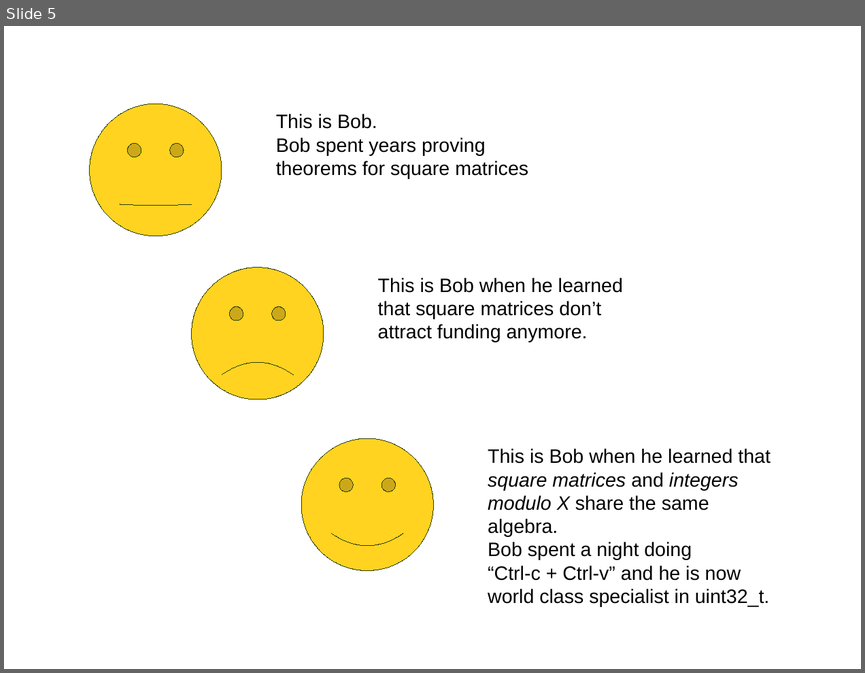
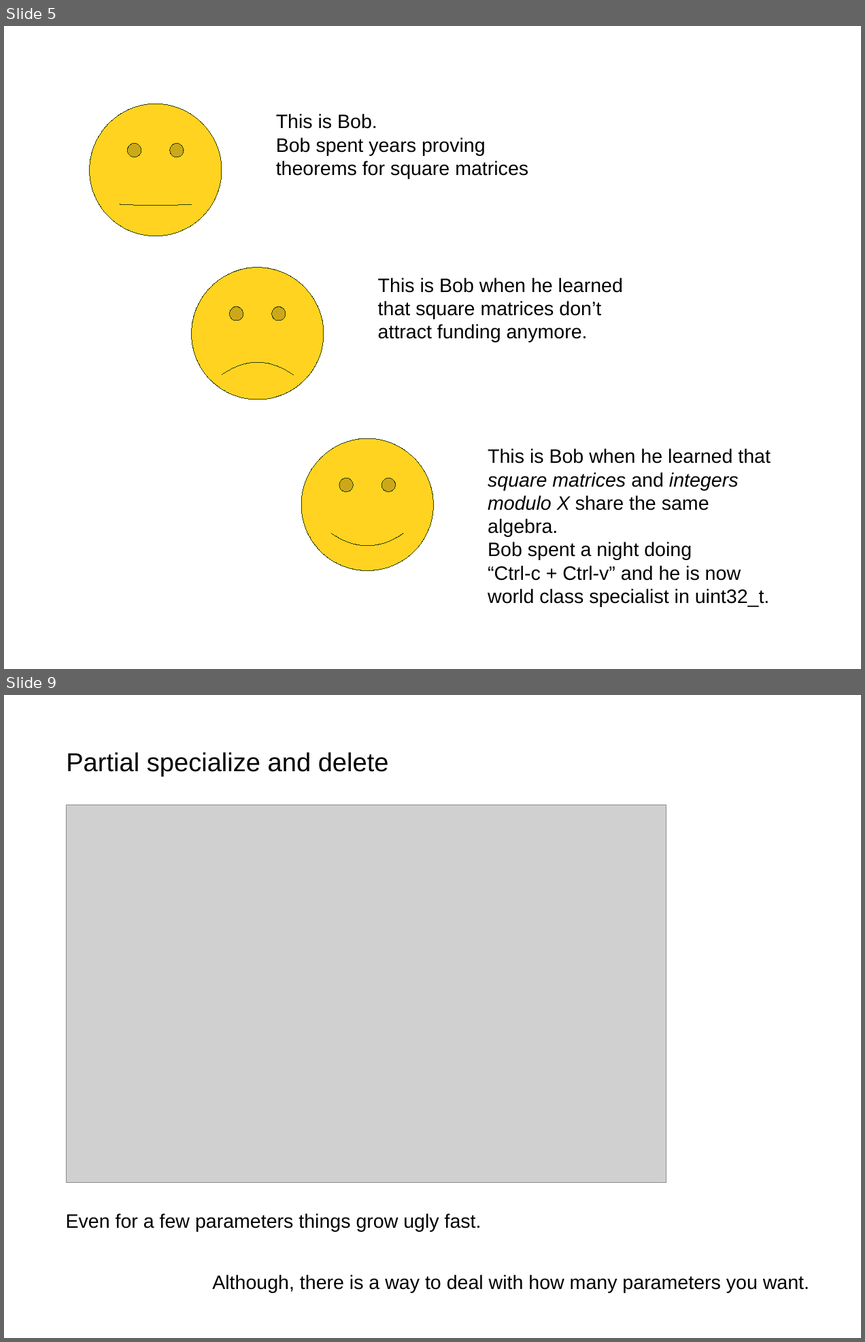
Before and after one commit to akalenuk/templates-experiments, a slide deck: templates.odp. Shown one above the other, each under a label of ours: slide 5 before the commit, slides 5 and 9 after it; the slides between them are not shown. The pictures are 865x673 and 865x1342 pixels, drawn with LibreOffice and Linux fonts; fonts in the diff are those of the drawing; grey boxes stand for pictures. Boxes give left, top, right and bottom in pixels: in the first picture for what was removed or moved away, otherwise in the second. Text is boxed around its words. In the diff, an @@ line names an element or a change of style, - is before the commit and + after.

```diff
--- a/templates.odp
+++ b/templates.odp
@@ slide 9 added at box(4, 695, 861, 1338), background #FFFFFF @@
@@ text added at box(66, 752, 389, 777), 24 pt, text #000000 @@
+Partial specialize and delete
@@ picture added at box(66, 804, 666, 1182) @@
@@ text added at box(66, 1213, 481, 1232), 18 pt, text #000000 @@
+Even for a few parameters things grow ugly fast.
@@ text added at box(212, 1274, 809, 1292), 18 pt, text #000000 @@
+Although, there is a way to deal with how many parameters you want.
```
Also in this commit, not shown: 14 slides changed, 1 slide removed.
